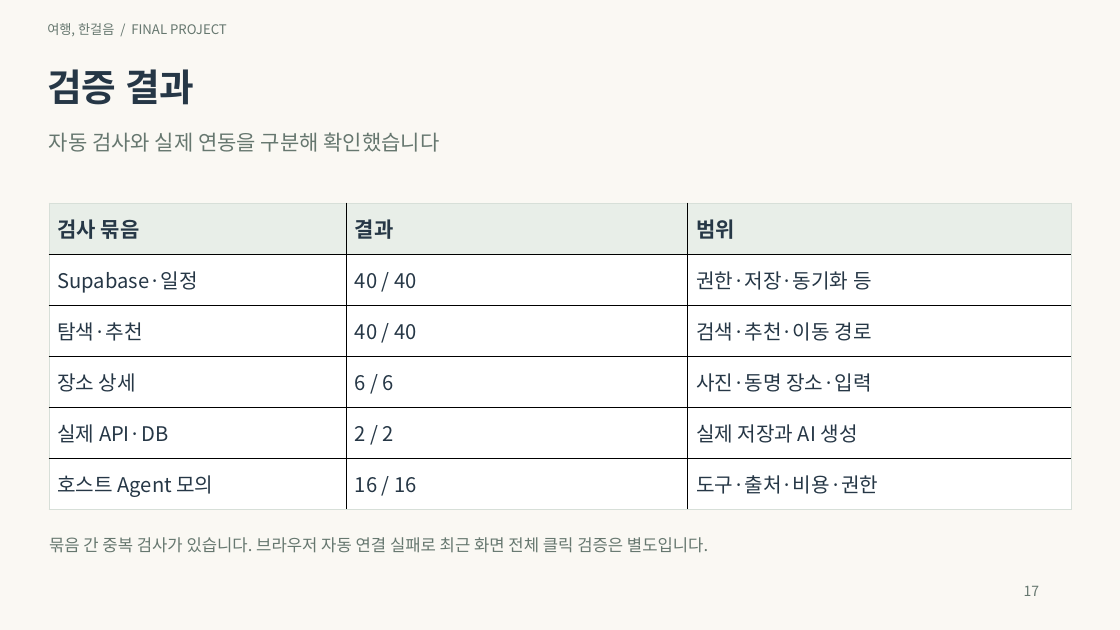
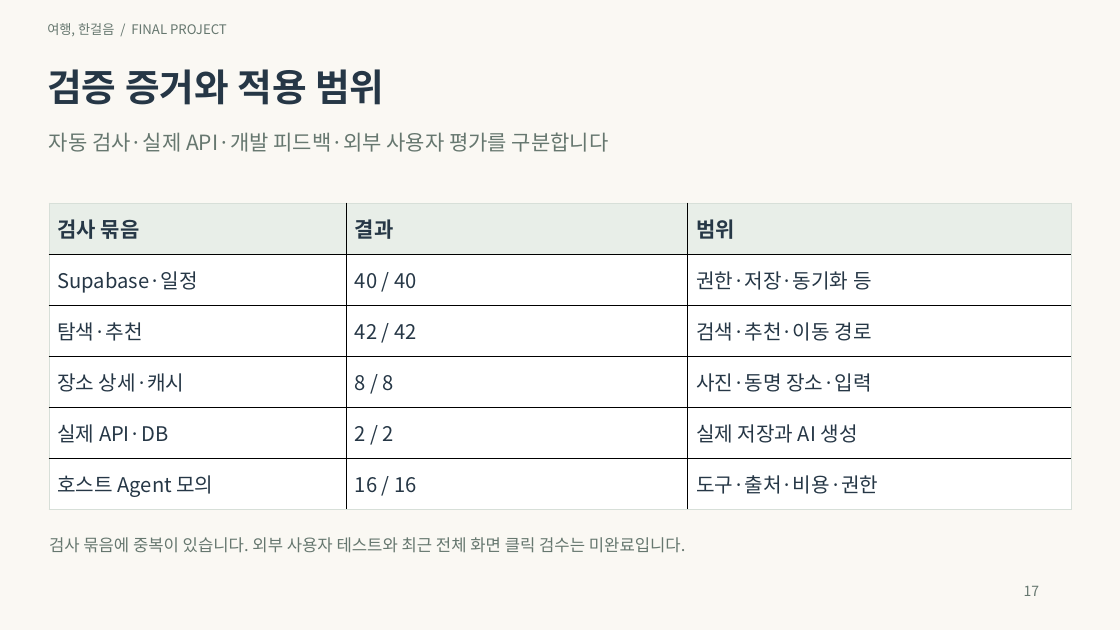
Before and after one commit to inyoung7-lab/AI-Travel-Planner, a slide deck: slide 17 of deliverables/final-project-20261025/04_프로젝트_기획발표.pptx. Drawn at 1120x630 pixels with LibreOffice and Linux fonts; fonts in the diff are those of the drawing. Boxes give left, top, right and bottom in pixels: in the first picture for what was removed or moved away, otherwise in the second. Text is boxed around its words. In the diff, an @@ line names an element or a change of style, - is before the commit and + after.

```diff
--- a/deliverables/final-project-20261025/04_프로젝트_기획발표.pptx
+++ b/deliverables/final-project-20261025/04_프로젝트_기획발표.pptx
@@ text at (47, 69, 384, 105): text changed @@
-검증 결과
+검증 증거와 적용 범위
@@ text at (49, 132, 609, 152): text changed @@
-자동 검사와 실제 연동을 구분해 확인했습니다
+자동 검사·실제 API·개발 피드백·외부 사용자 평가를 구분합니다
@@ table at (49, 203, 1070, 510) @@
-row 3, column 2: 40 / 40
+row 3, column 2: 42 / 42
-row 4, column 1: 장소 상세
+row 4, column 1: 장소 상세·캐시
-row 4, column 2: 6 / 6
+row 4, column 2: 8 / 8
@@ text at (49, 537, 686, 553): text changed @@
-묶음 간 중복 검사가 있습니다. 브라우저 자동 연결 실패로 최근 화면 전체 클릭 검증은 별도입니다.
+검사 묶음에 중복이 있습니다. 외부 사용자 테스트와 최근 전체 화면 클릭 검수는 미완료입니다.
```
Also in this commit, not shown: 14 other slides changed, 1 slide added, 1 slide removed, 6 other files.
